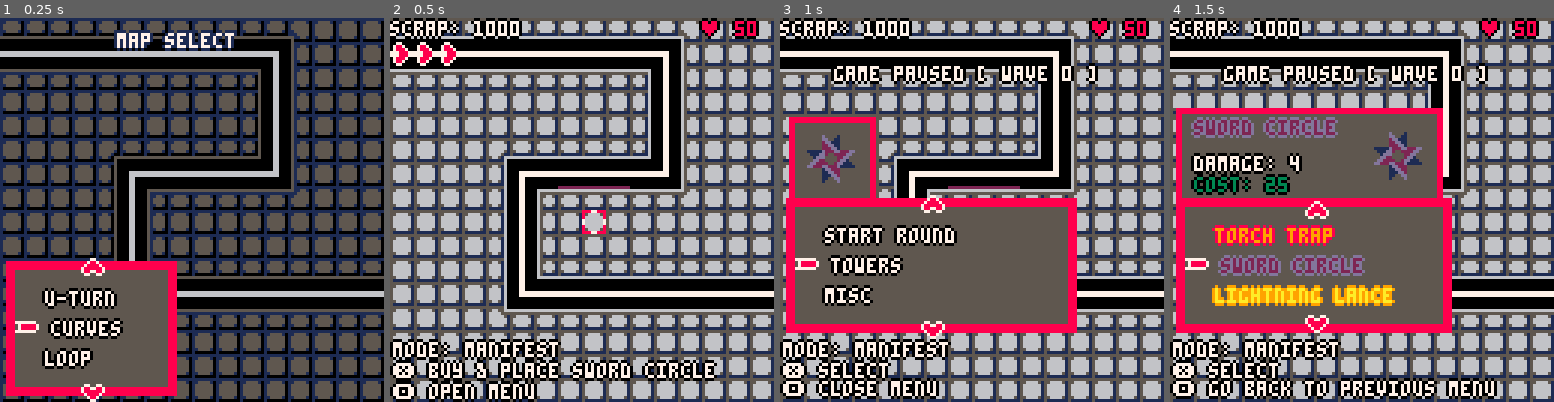
Above: before the commit, frames 1-4 (left to right).
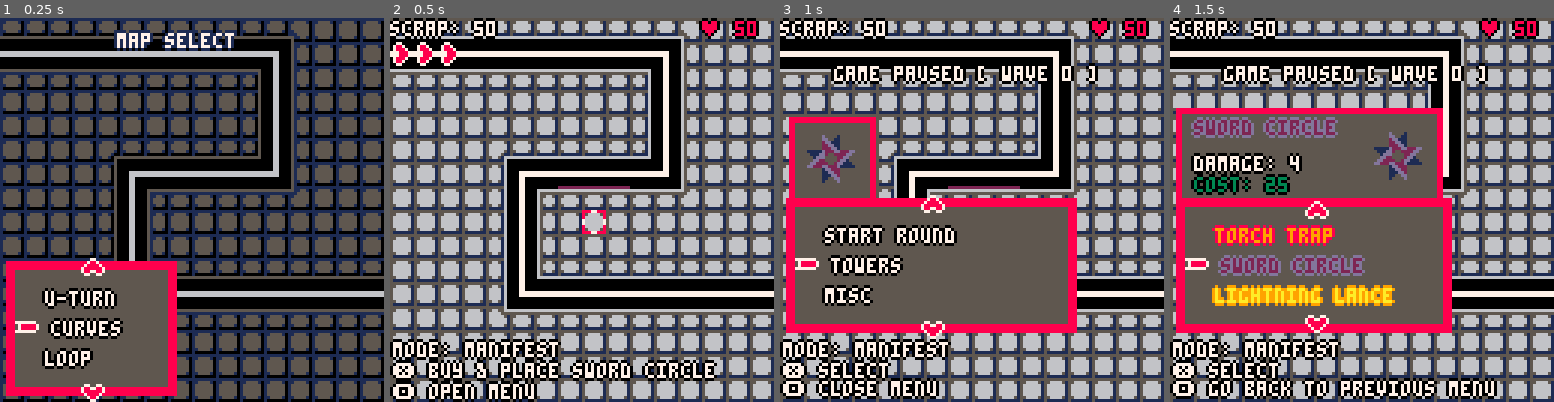
Above: after the commit, the same moments.

Repository: profilename14/TowerDefense
Game: PICO-8 cartridge tower_defense.p8
Same seed, same stepped clock (60 frames per second), same inputs: the game is played once before the commit and once after it.
Inputs:
- Up to frame 1 (0.25 s): no input
- Up to frame 2 (0.5 s): tap X (X key) at 0.33 s
- Up to frame 3 (1 s): tap O (Z key) at 0.7 s
- Up to frame 4 (1.5 s): tap X (X key) at 1.07 s

Frame 1 is identical in both runs. In frame 2, 0.4% of the frame differs, in the area x 21-35%, y 0-6%; in frame 3, 0.4%; in frame 4, 0.4%.

Commit message:
compress spritesheet; reformat

Diff:
--- a/src/data.lua
+++ b/src/data.lua
@@ -52,7 +52,7 @@
     sprite_index = 1,
     size = 1
   }
-  coins = 1000  -- TEMP
+  coins = 50
   player_health = 50
   enemy_required_spawn_ticks = 10
   lock_cursor = false
--- a/tower_defense.p8
+++ b/tower_defense.p8
@@ -126,7 +126,7 @@
   end
   music(0)
 end
-global_table_str="tower_icon_background=68,palettes={transparent_color_id=0,dark_m …(3732 unchanged characters)…
+global_table_str="tower_icon_background=80,palettes={transparent_color_id=0,dark_m …(3732 unchanged characters)…
 function reset_game()
   global_table_data = unpack_table(global_table_str)
   menu_data = {
@@ -176,7 +176,7 @@
     sprite_index = 1,
     size = 1
   }
-  coins = 1000  -- TEMP
+  coins = 50
   player_health = 50
   enemy_required_spawn_ticks = 10
   lock_cursor = false
Not shown, changed: 32 lines of the sprite sheet (__gfx__) section of tower_defense.p8
Not shown, changed: data.json
